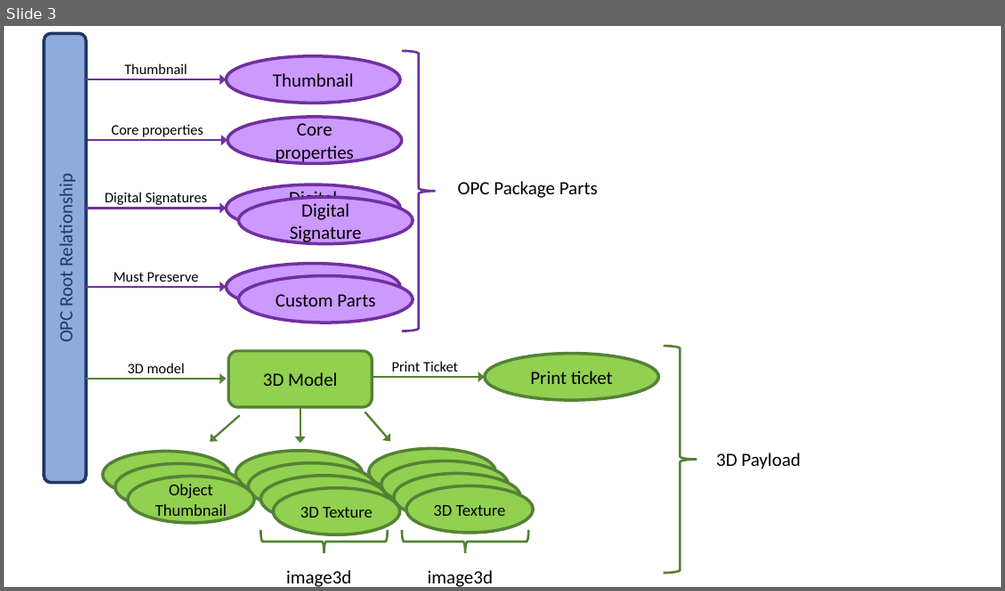
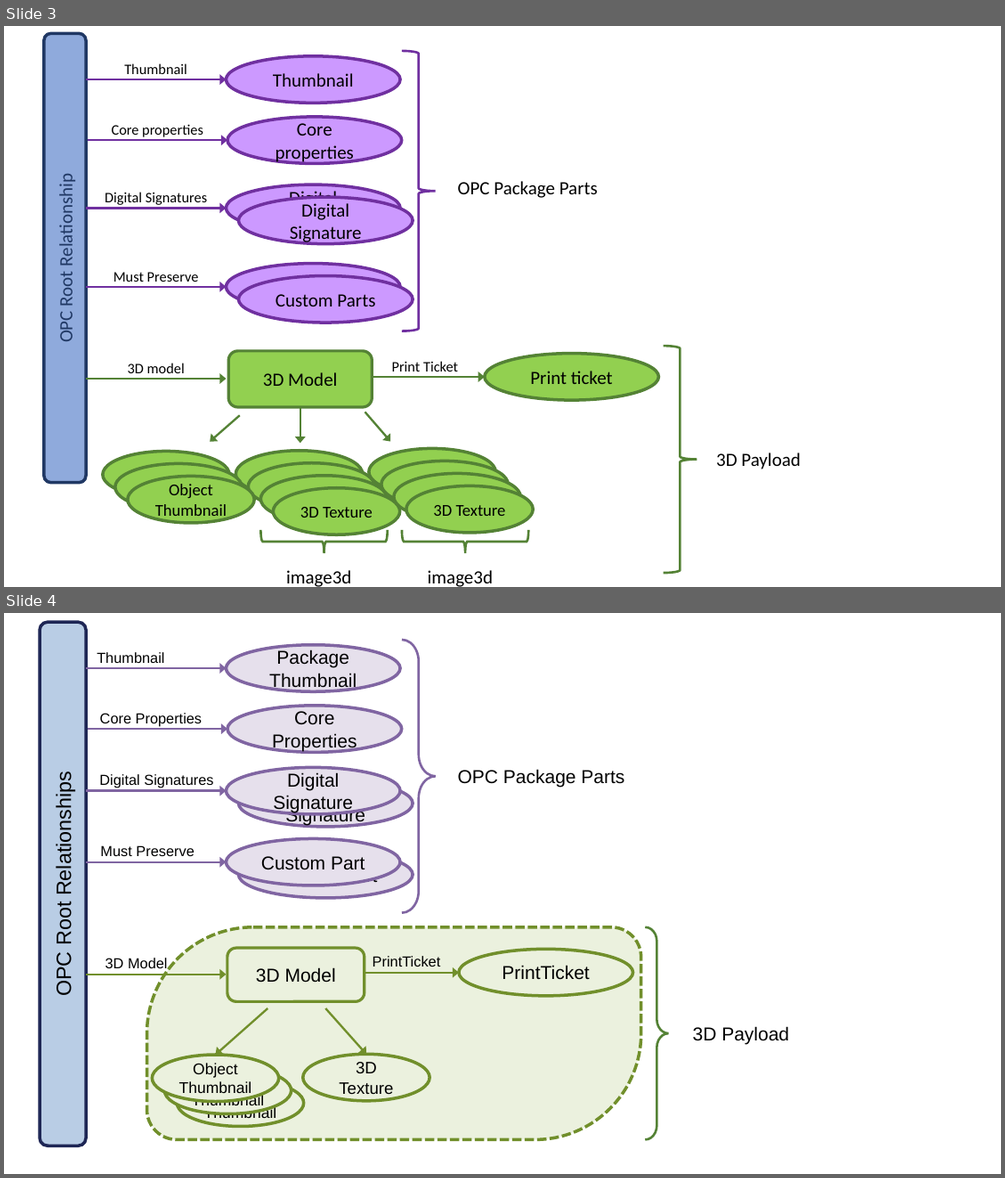
Before and after one commit to 3MFConsortium/spec_volumetric, a slide deck: images/OPC_Overview.pptx. Shown one above the other, each under a label of ours: slide 3 before the commit, slides 3 and 4 after it. The pictures are 1005x591 and 1005x1178 pixels, drawn with LibreOffice and Linux fonts; fonts in the diff are those of the drawing. Boxes give left, top, right and bottom in pixels: in the first picture for what was removed or moved away, otherwise in the second. Text is boxed around its words. In the diff, an @@ line names an element or a change of style, - is before the commit and + after.

```diff
--- a/images/OPC_Overview.pptx
+++ b/images/OPC_Overview.pptx
@@ slide 4 added at box(4, 613, 1001, 1174), background #FFFFFF @@
@@ rounded rectangle added at box(40, 622, 86, 1145), fill #B9CDE5, outline #1E2655 3 pt, 20 pt, text #000000 @@
+OPC Root Relationships
@@ text added at box(97, 652, 164, 663), 14 pt, text #000000 @@
+Thumbnail
@@ ellipse added at box(226, 645, 400, 691), fill #E6E0EC, outline #8065A2 3 pt, 18 pt, text #000000 @@
+Package Thumbnail
@@ right brace added at box(402, 640, 436, 913), outline #8065A2 2.25 pt @@
@@ arrow added from (86, 668) to (226, 668), #8065A2 2 pt @@
@@ text added at box(100, 713, 202, 727), 14 pt, text #000000 @@
+Core Properties
@@ ellipse added at box(227, 706, 402, 752), fill #E6E0EC, outline #8065A2 3 pt, 18 pt, text #000000 @@
+Core Properties
@@ arrow added from (88, 729) to (227, 729), #8065A2 2 pt @@
@@ ellipse added at box(226, 767, 400, 813), fill #E6E0EC, outline #8065A2 3 pt, 18 pt, text #000000 @@
+Digital Signature
@@ text added at box(458, 769, 624, 787), 18 pt, text #000000 @@
+OPC Package Parts
@@ arrow added from (86, 791) to (226, 791), #8065A2 2 pt @@
@@ text added at box(99, 774, 213, 788), 14 pt, text #000000 @@
+Digital Signatures
@@ ellipse added at box(239, 779, 413, 826), fill #E6E0EC, outline #8065A2 3 pt, 18 pt, text #000000 @@
+Digital Signature
@@ text added at box(100, 845, 194, 856), 14 pt, text #000000 @@
+Must Preserve
@@ ellipse added at box(226, 839, 400, 885), fill #E6E0EC, outline #8065A2 3 pt, 18 pt, text #000000 @@
+Custom Part
@@ ellipse added at box(239, 851, 413, 897), fill #E6E0EC, outline #8065A2 3 pt, 18 pt, text #000000 @@
+Custom Part
@@ arrow added from (86, 862) to (226, 862), #8065A2 2 pt @@
@@ round diag rect added at box(146, 927, 641, 1140), fill #EBF1DE, outline #718F2B 3 pt dashed @@
@@ right brace added at box(645, 927, 668, 1140), outline #548235 2.25 pt @@
@@ text added at box(105, 957, 168, 972), 14 pt, text #000000 @@
+3D Model
@@ rounded rectangle added at box(227, 948, 364, 1002), fill #EBF1DE, outline #718F2B 2.75 pt, 18 pt, text #000000 @@
+3D Model
@@ text added at box(372, 956, 441, 966), 14 pt, text #000000 @@
+PrintTicket
@@ ellipse added at box(459, 949, 633, 995), fill #EBF1DE, outline #718F2B 3 pt, 18 pt, text #000000 @@
+PrintTicket
@@ arrow added from (86, 974) to (226, 974), #718F2B 2 pt @@
@@ arrow added from (365, 973) to (459, 973), #718F2B 2 pt @@
@@ arrow added from (268, 1008) to (216, 1054), #718F2B 2 pt @@
@@ arrow added from (325, 1008) to (367, 1054), #718F2B 2 pt @@
@@ text added at box(693, 1026, 789, 1044), 18 pt, text #000000 @@
+3D Payload
@@ ellipse added at box(152, 1054, 278, 1101), fill #EBF1DE, outline #718F2B 3 pt, 15 pt, text #000000 @@
+Object Thumbnail
@@ ellipse added at box(303, 1054, 429, 1101), fill #EBF1DE, outline #718F2B 3 pt, 16 pt, text #000000 @@
+3D Texture
@@ ellipse added at box(165, 1067, 291, 1113), fill #EBF1DE, outline #718F2B 3 pt, 15 pt, text #000000 @@
+Object Thumbnail
@@ ellipse added at box(177, 1079, 303, 1126), fill #EBF1DE, outline #718F2B 3 pt, 15 pt, text #000000 @@
+Object Thumbnail
```
Also in this commit, not shown: 3 other files.
